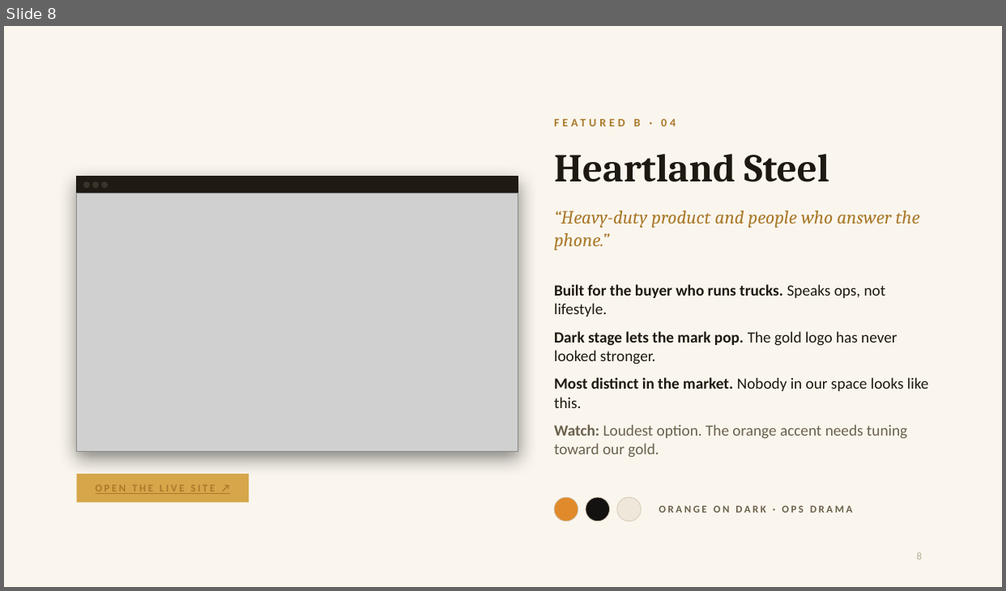
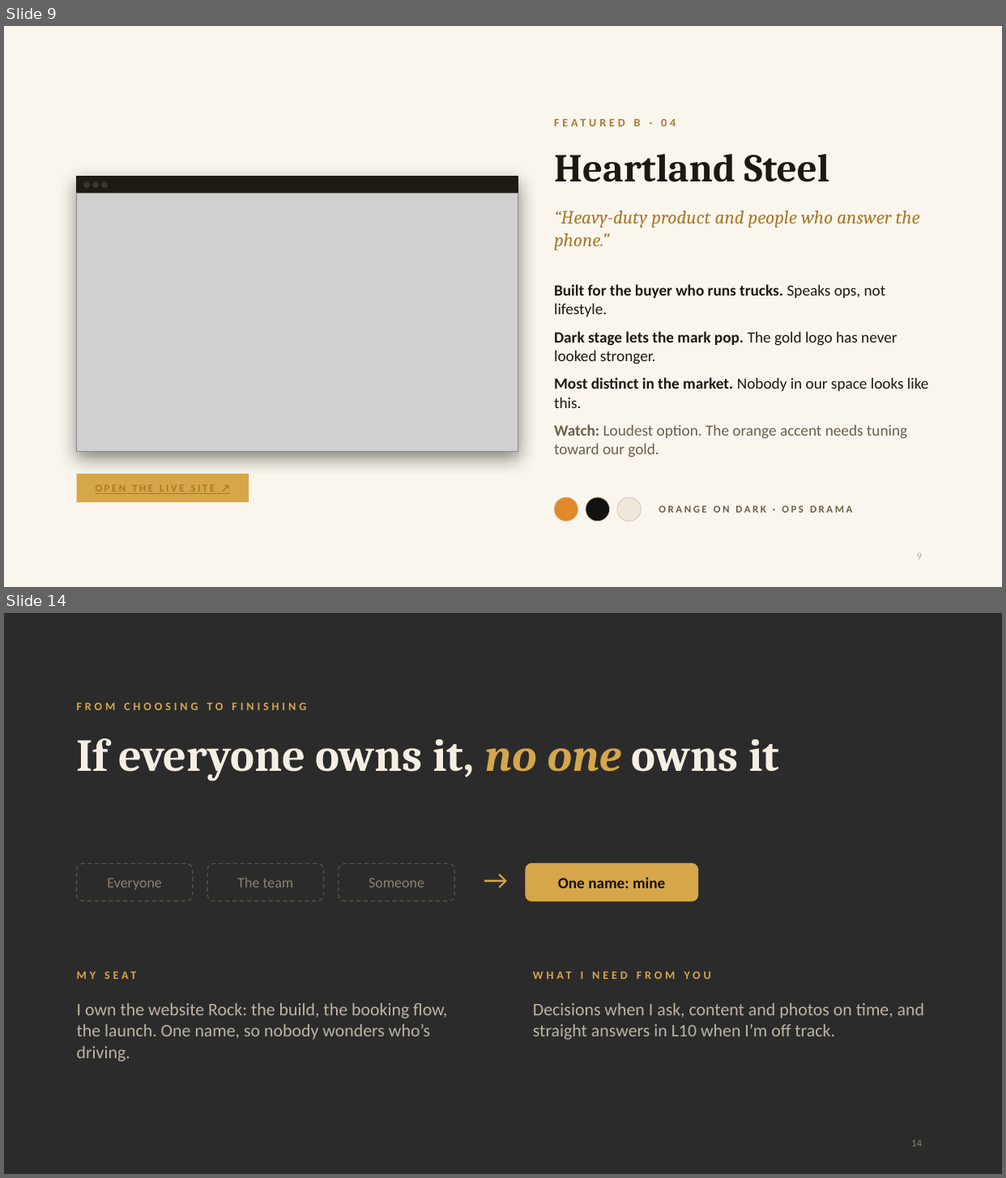
Before and after one commit to jpzllkfl/ace-design-presentation, a slide deck: ACE-Design-Review.pptx. Shown one above the other, each under a label of ours: slide 8 before the commit, slides 9 and 14 after it; the slides between them are not shown. The pictures are 1006x591 and 1006x1178 pixels, drawn with LibreOffice and Linux fonts; fonts in the diff are those of the drawing; grey boxes stand for pictures; background and template pictures are left out; a plain dark background stands for a picture behind light text. Boxes give left, top, right and bottom in pixels: in the first picture for what was removed or moved away, otherwise in the second. Text is boxed around its words. In the diff, an @@ line names an element or a change of style, - is before the commit and + after.

```diff
--- a/ACE-Design-Review.pptx
+++ b/ACE-Design-Review.pptx
@@ slide 14 added at [4, 613, 1002, 1174], background picture (left out) @@
@@ text added at [77, 703, 306, 710], 11 pt, text #D6A64A, bold @@
+FROM CHOOSING TO FINISHING
@@ title added at [77, 739, 779, 781], 44 pt, text #F5EFE3, bold @@
+If everyone owns it, no one owns it
@@ rounded rectangle added at [77, 864, 193, 901], outline #5A5142 1 pt dashed, 14 pt, text #8C826F @@
+Everyone
@@ rounded rectangle added at [207, 864, 324, 901], outline #5A5142 1 pt dashed, 14 pt, text #8C826F @@
+The team
@@ rounded rectangle added at [339, 864, 454, 901], outline #5A5142 1 pt dashed, 14 pt, text #8C826F @@
+Someone
@@ text added at [473, 862, 518, 900], 26 pt, text #D6A64A @@
+→
@@ rounded rectangle added at [526, 864, 698, 901], fill #D6A64A, outline #D6A64A 1 pt, 15 pt, text #15110B, bold @@
+One name: mine
@@ text added at [77, 969, 473, 991], 11 pt, text #D6A64A, bold @@
+MY SEAT
@@ text added at [581, 972, 584, 979], 11 pt, text #D6A64A, bold @@
+WHAT I NEED FROM YOU
@@ text added at [77, 1003, 447, 1062], 17 pt, text #BDB4A2 @@
+I own the website Rock: the build, the booking flow, the launch. One name, so nobody wonders who’s driving.
@@ text added at [533, 1003, 924, 1040], 17 pt, text #BDB4A2 @@
+Decisions when I ask, content and photos on time, and straight answers in L10 when I’m off track.
@@ page number added at [911, 1140, 922, 1147], 10 pt, text #8C826F @@
+14
@@ what was slide 8 is now slide 9 @@
```
Also in this commit, not shown: 10 slides changed, 5 other slides added, 5 slides removed, 4 other files.
